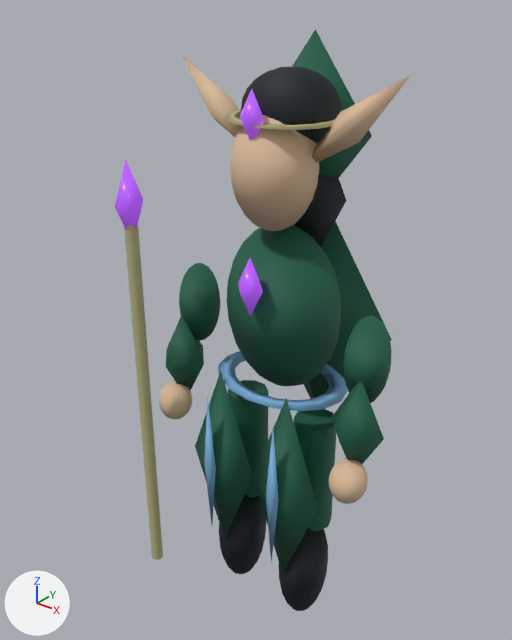
Renders of the glTF model public/assets/actors/circle-wayfinder.glb from each side of a commit.
The view is the same before and after, from a camera (50 mm lens) standing at (1.124, -1.53, 1.977) and looking at (-0.111, 0.015, 1.02). The axes (+X, +Y, +Z) are drawn at lower left. The lights are the same throughout. The picture after the commit comes second. Where no turn or scale is listed for an object, it has been applied to the vertices. Vertices at exactly the same position are counted once.

The first picture shows 'circle-wayfinder-body', 'circle-wayfinder-owner', 'circle-wayfinder-visor'.
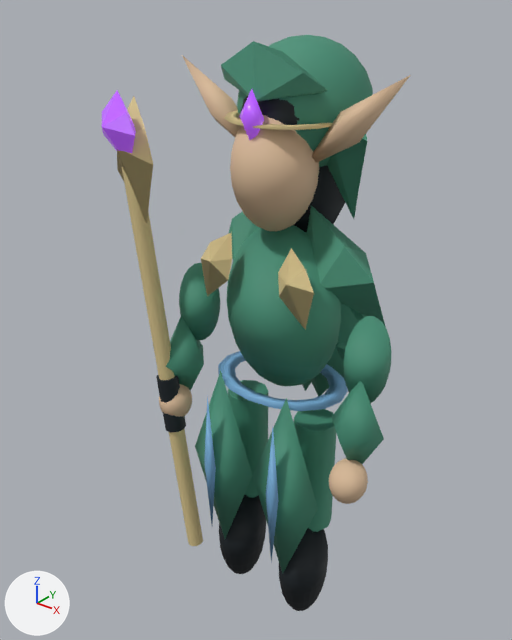
Commit message: Revamp the Circle Wayfinder model

Edits to the bpy script that builds the scene:
```text
Change me_mesh_0:
    used by ob_circle_wayfinder_body; location = (0.0, 0.0, 0.0)
    remove me_mesh_0.from_pydata(...)  # 2850 vertices, 5560 faces; spans x -0.41..0.41, y -0.28..0.36, z 0.01..1.85
    add me_mesh_0.from_pydata(...)  # 3245 vertices, 6304 faces; spans x -0.47..0.41, y -0.23..0.33, z 0.01..1.84
    me_mesh_0 part 1: the loose piece of 22 vertices spanning x -0.35..-0.31, y -0.28..-0.25, z 0.13..1.38 is multiplied about its middle by the matrix ((1.135, 0.0, -0.102), (-0.005, 1.139, -0.051), (0.102, 0.051, 1.134)), then moved by (-0.01, 0.11, 0.08)
    me_mesh_0 part 2: the loose piece of 22 vertices spanning x -0.35..-0.31, y -0.28..-0.25, z 0.13..1.38 is copied, and the copy is scaled about its middle by (1.79, 1.8, 0.154), then moved by (0.0, 0.11, -0.04); it spans x -0.38..-0.29, y -0.19..-0.11, z 0.62..0.82
    me_mesh_0 part 3: 7 vertices moved from x -0.25..0.25, y 0.08..0.36, z 0.61..1.6 to x -0.21..0.21, y 0.11..0.32, z 0.68..1.84; 5 vertices removed from x -0.19..0.0, y -0.02..0.27, z 1.35..1.85; 378 vertices added at x -0.47..0.26, y -0.23..0.33, z 0.6..1.84
    me_mesh_0 part 4: 2272 kept faces spanning x -0.41..0.41, y -0.21..0.32, z 0.24..1.65 get new vertex colours; the middle colour goes from dark green #185e46 to green #469076
Change me_mesh_1:
    used by ob_circle_wayfinder_visor; location = (0.0, 0.0, 0.0)
    verts and faces of me_mesh_1; kept vertices keep their numbers, new ones are numbered from 18
    remove me_mesh_1.from_pydata(...)  # 18 vertices, 24 faces; spans x -0.387..0.044, y -0.317..-0.106, z 1.126..1.734
    add me_mesh_1.from_pydata(...)  # 16 vertices, 24 faces; spans x -0.472..0.04, y -0.274..-0.106, z 1.49..1.734
    me_mesh_1 part 5: the loose piece of 6 vertices spanning x -0.387..-0.282, y -0.317..-0.211, z 1.298..1.536 is deleted
    me_mesh_1 part 6: the loose piece of 6 vertices spanning x -0.044..0.044, y -0.194..-0.106, z 1.126..1.302 is deleted
    me_mesh_1 part 7
    add verts[18] = (-0.417, -0.203, 1.7)  # pixel (117, 89)
    add verts[19] = (-0.361, -0.225, 1.649)  # pixel (126, 112)
    add verts[20] = (-0.409, -0.274, 1.613)  # pixel (101, 126)
    add verts[21] = (-0.407, -0.154, 1.593)
    add verts[22] = (-0.341, -0.22, 1.59)  # pixel (134, 135)
    add verts[23] = (-0.374, -0.206, 1.532)  # pixel (131, 154)
    add verts[24] = (-0.398, -0.194, 1.49)
    add verts[25] = (-0.429, -0.206, 1.527)
    add verts[26] = (-0.472, -0.219, 1.578)  # pixel (103, 134)
    add verts[27] = (-0.463, -0.224, 1.64)  # pixel (101, 111)
    add faces += [(18, 20, 19), (18, 19, 21), (19, 20, 22), (19, 22, 21), (20, 23, 22), (21, 22, 23)]
    add faces += [(20, 24, 23), (21, 23, 24), (20, 25, 24), (21, 24, 25), (20, 26, 25), (21, 25, 26)]
    add faces += [(20, 27, 26), (21, 26, 27), (18, 27, 20), (18, 21, 27)]
```

Pixel boxes [x1, y1, x2, y2] of what changed, in the pictures (512 x 640 px; the box of a moved part takes in the faces that stretch with it):
'circle-wayfinder-body', reshaped: before [124, 29, 410, 611]; after [117, 35, 410, 611]
'circle-wayfinder-visor', reshaped: before [115, 89, 264, 316]; after [102, 89, 264, 153]
part 1 of me_mesh_0, moved or reshaped: before [124, 224, 163, 560]; after [122, 167, 203, 546]
part 2 of me_mesh_0, added: after [156, 375, 186, 432]
part 3 of me_mesh_0, built on: before [292, 29, 392, 399]; after [117, 35, 386, 404]
part 4 of me_mesh_0, recoloured (dark green to green): [166, 110, 392, 573] in both
part 5 of me_mesh_1, deleted: before [115, 160, 143, 230]
part 6 of me_mesh_1, deleted: before [238, 258, 263, 316]
part 7 of me_mesh_1, added: after [102, 90, 136, 153]
